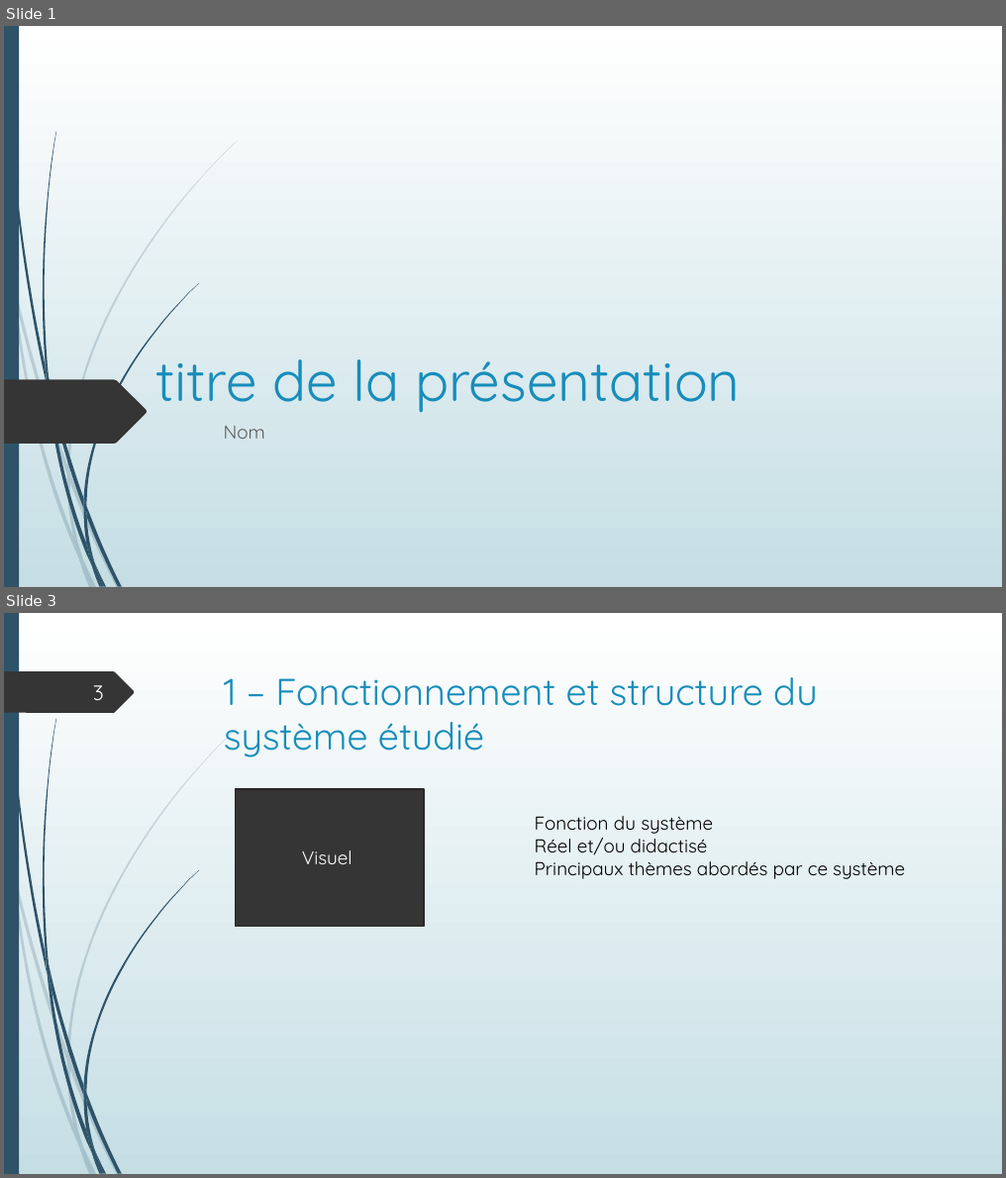
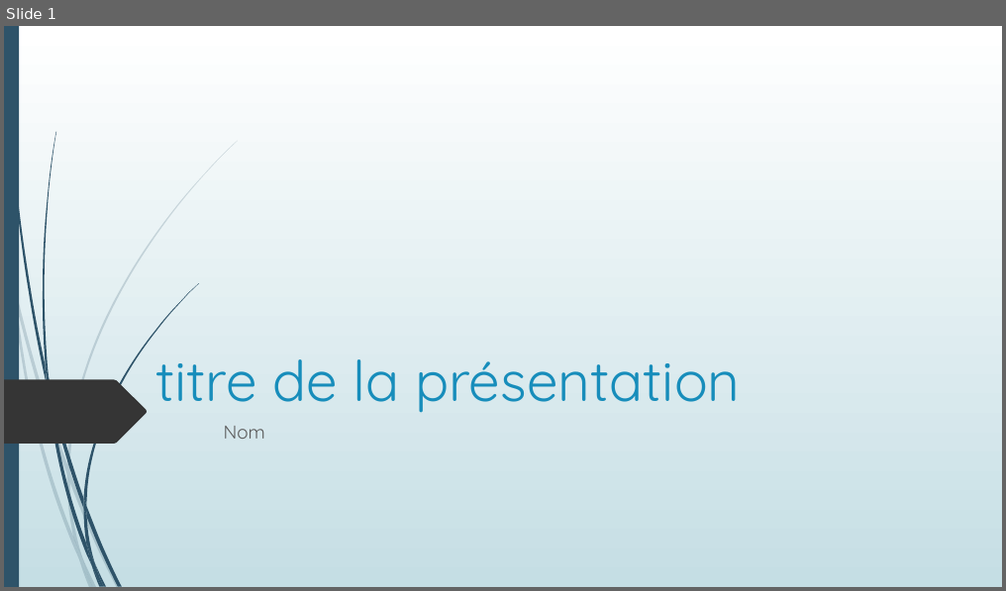
Before and after one commit to SdeuxiModeles/Modeles, a slide deck: N1.pptx. Shown one above the other, each under a label of ours: slides 1 and 3 before the commit, slide 1 after it; the slides between them are not shown. The pictures are 1006x1178 and 1006x591 pixels, drawn with LibreOffice and Linux fonts; fonts in the diff are those of the drawing. Boxes give left, top, right and bottom in pixels: in the first picture for what was removed or moved away, otherwise in the second. Text is boxed around its words. In the diff, an @@ line names an element or a change of style, - is before the commit and + after.

```diff
--- a/N1.pptx
+++ b/N1.pptx
@@ slide 3 removed at (4, 613, 1002, 1174), background gradient #FFFFFF to #C5DEE5; not listed: 23 template elements that a slide beside it also shows @@
@@ freeform shape removed at (4, 671, 135, 713) @@
@@ page number removed at (93, 685, 104, 700) @@
-3
@@ title removed at (224, 677, 818, 758) @@
-1 – Fonctionnement et structure du système étudié
@@ rectangle removed at (236, 789, 424, 926) @@
-Visuel
@@ text removed at (535, 816, 905, 879) @@
-Fonction du système
-Réel et/ou didactisé
-Principaux thèmes abordés par ce système
```
Also in this commit, not shown: 1 slide changed, 7 slides added, 23 other slides removed.
